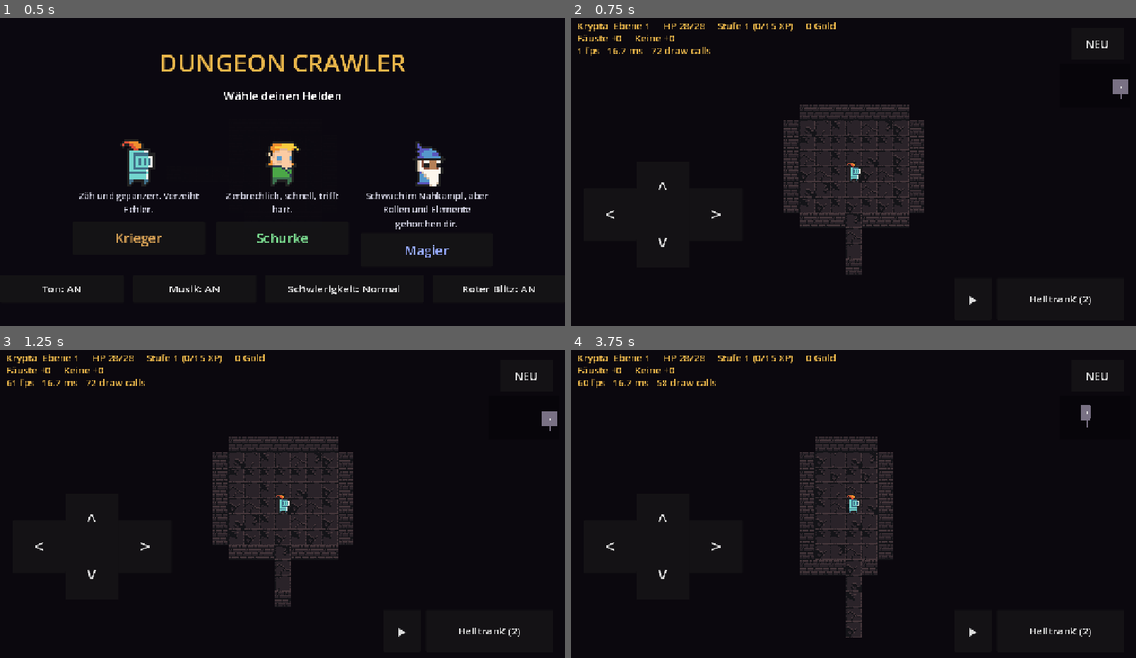
Above: before the commit, frames 1-4 (two rows, left to right).
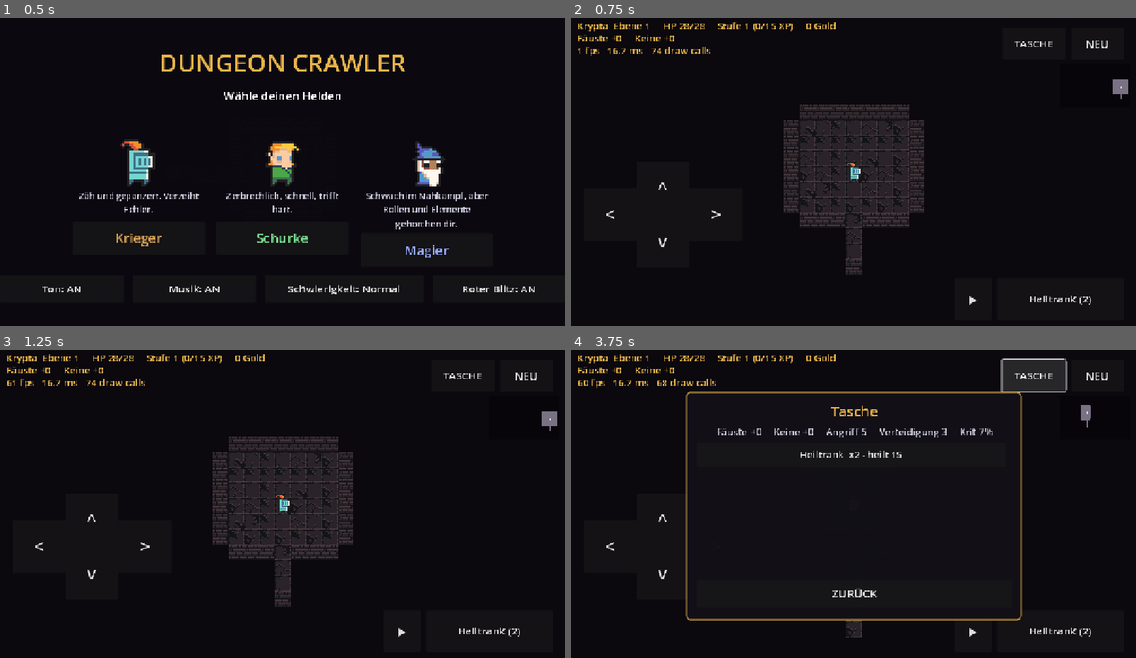
Above: after the commit, the same moments.

Repository: GermanDudeXX/dungeon-crawler
Game: Godot game, scene res://scenes/main.tscn
Same seed, same stepped clock (60 frames per second), same inputs: the game is played once before the commit and once after it.
Inputs (mouse positions are in pixels of both pictures, inside the frame that each line leads up to):
- Up to frame 1 (0.5 s): no input
- Up to frame 2 (0.75 s): click "Krieger" at 0.5 s
- Up to frame 3 (1.25 s): no input
- Up to frame 4 (3.75 s): click "Heiltrank (2)" at 1.25 s; click "NEU" at 2 s; click "Krieger" at 2.75 s; click (1034, 374) at 3.5 s, where only the run after the commit has a clickable "TASCHE"

Frame 1 is identical in both runs. In frame 2, less than 0.1% of the frame differs, in the area x 15-86%, y 7-12%; in frame 3, less than 0.1%; in frame 4, 4.7%, in the area x 15-88%, y 2-88%.

Commit message:
Godot: Tasche, mittig sitzende Fenster - und ein Blick über den Kartenrand
- Eine Tasche, erreichbar über einen Knopf: alles Getragene auf einem
  Schirm, jede Zeile ein Knopf, mit Wirkung dahinter. Durch dreißig
  Trankarten mit einem Pfeil zu blättern geht, solange man zwei trägt;
  mit acht in der Tasche und der gesuchten an sechster Stelle nicht mehr.
  Dort stehen auch die Werte, für die oben kein Platz ist.
- Fenster hängen jetzt in einem CenterContainer statt an einem von Hand
  gerechneten Versatz. Ein zur Mitte verankertes Fenster wächst nach
  rechts, sobald sein Inhalt breiter wird als sein Minimum - die Tasche
  saß dadurch sichtbar schief.

Und ein echter Fehler, den der Selbsttest als Absturzmeldung ausspuckte:
die Sichtberechnung nahm Felder jenseits des Kartenrands in die Liste
der erkundeten auf. Beim Zeichnen wurde das Gitter dann über sein Ende
hinaus gelesen - eine Fehlermeldung pro Bild, solange der Held am Rand
steht. Die Sicht hört jetzt an der Karte auf, das Zeichnen prüft
zusätzlich, und der Test schlägt Alarm, wenn je wieder etwas außerhalb
der Karte als erkundet gilt.

Co-Authored-By: Claude Opus 5 <noreply@anthropic.com>
Claude-Session: https://claude.ai/code/session_01WQiUvBCjkdxtXigdz77eh9

Diff:
--- a/godot/scripts/game.gd
+++ b/godot/scripts/game.gd
@@ -85,6 +85,9 @@
 var _difficulty_button: Button
 var _flash_button: Button
 var _drink_button: Button
+var _bag_panel: PanelContainer
+var _bag_list: VBoxContainer
+var _bag_stats: Label
 var _flash: ColorRect
 var _minimap: TextureRect
 var _banner: Label
@@ -814,6 +817,12 @@
 			if Vector2(dx, dy).length() > Data.FOV_RADIUS:
 				continue
 			var cell := here + Vector2i(dx, dy)
+			# Off the map is not somewhere you can see. Without this the
+			# cells past the border end up in `explored`, and drawing them
+			# reads the grid out of bounds - which is an error every frame
+			# for as long as the hero stands near an edge.
+			if cell.x < 0 or cell.y < 0 or cell.x >= MAP_W or cell.y >= MAP_H:
+				continue
 			if _line_clear(here, cell):
 				lit[cell] = true
 				explored[cell] = true
@@ -835,6 +844,8 @@
 	if dead or choosing or step == Vector2i.ZERO or shop_open != null:
 		return
 	if player.pending_perks > 0 and _perk_panel != null and _perk_panel.visible:
+		return
+	if _bag_panel != null and _bag_panel.visible:
 		return
 	var target := Vector2i(player.x + step.x, player.y + step.y)
 	if step.x != 0:
@@ -1830,6 +1841,8 @@
 
 
 func _tile_for(x: int, y: int) -> String:
+	if x < 0 or y < 0 or x >= MAP_W or y >= MAP_H:
+		return ""
 	if grid[y][x] != Dungeon.WALL:
 		return "floor_%d" % (1 + (x * 7 + y * 13 + x * y * 3) % FLOOR_VARIANTS)
 	var south := not _is_wall(x, y + 1)
@@ -2048,6 +2061,15 @@
 	swap.pressed.connect(cycle_potion)
 	_play_ui.add_child(swap)
 
+	var bag := Button.new()
+	bag.text = "TASCHE"
+	bag.custom_minimum_size = Vector2(size * 1.2, size * 0.6)
+	bag.set_anchors_preset(Control.PRESET_TOP_RIGHT)
+	bag.position = Vector2(-pad - size * 2.3, pad)
+	bag.add_theme_font_size_override("font_size", 24)
+	bag.pressed.connect(open_bag)
+	_play_ui.add_child(bag)
+
 	# One button per scroll, shown only while one is carried. Three of
 	# them, each aiming itself - a targeting mode for that would be more
 	# interface than the scrolls are worth.
@@ -2087,10 +2109,26 @@
 	_play_ui.add_child(_banner)
 
 	_build_minimap()
+	_build_bag_panel()
 	_build_shop_panel()
 	_build_perk_panel()
 	_build_dead_panel()
 	_build_title_panel()
+
+
+## Hangs a dialog in the middle of the screen and keeps it there.
+##
+## Anchoring a panel to the centre and offsetting it by half its
+## minimum size only works while the contents fit inside that minimum.
+## The moment a longer potion name makes the panel wider, it grows to
+## the right and the whole thing sits off-centre - which is exactly
+## what the bag did. A CenterContainer has no such opinion.
+func _centred(panel: Control) -> CenterContainer:
+	var holder := CenterContainer.new()
+	holder.set_anchors_preset(Control.PRESET_FULL_RECT)
+	holder.mouse_filter = Control.MOUSE_FILTER_IGNORE
+	holder.add_child(panel)
+	return holder
 
 
 ## A panel you cannot see through. The default theme panel is nearly
@@ -2112,12 +2150,10 @@
 ## instead of quietly throwing the second away.
 func _build_perk_panel() -> void:
 	_perk_panel = PanelContainer.new()
-	_perk_panel.set_anchors_preset(Control.PRESET_CENTER)
-	_perk_panel.position = Vector2(-340, -180)
 	_perk_panel.custom_minimum_size = Vector2(680, 360)
 	_perk_panel.visible = false
 	_solid_panel(_perk_panel)
-	_hud.add_child(_perk_panel)
+	_hud.add_child(_centred(_perk_panel))
 
 	var column := VBoxContainer.new()
 	column.add_theme_constant_override("separation", 14)
@@ -2255,6 +2291,159 @@
 		if sprite.position.is_equal_approx(where):
 			_gliding.erase(sprite)
 
+## The bag: everything carried, on one screen, each line a button.
+##
+## Cycling through thirty kinds of flask with one arrow works when you
+## carry two. It does not when you carry eight and the one you want is
+## sixth. This is also the only place the full set of numbers is written
+## out - the top line has room for the ones that change every turn, not
+## for all of them.
+func _build_bag_panel() -> void:
+	_bag_panel = PanelContainer.new()
+	_bag_panel.custom_minimum_size = Vector2(760, 520)
+	_bag_panel.visible = false
+	_solid_panel(_bag_panel)
+	_hud.add_child(_centred(_bag_panel))
+
+	var column := VBoxContainer.new()
+	column.add_theme_constant_override("separation", 10)
+	_bag_panel.add_child(column)
+
+	var heading := Label.new()
+	heading.text = "Tasche"
+	heading.horizontal_alignment = HORIZONTAL_ALIGNMENT_CENTER
+	heading.add_theme_font_size_override("font_size", 32)
+	heading.add_theme_color_override("font_color", Color(0.91, 0.71, 0.29))
+	column.add_child(heading)
+
+	_bag_stats = Label.new()
+	_bag_stats.horizontal_alignment = HORIZONTAL_ALIGNMENT_CENTER
+	_bag_stats.add_theme_font_size_override("font_size", 22)
+	_bag_stats.add_theme_color_override("font_color", Color(0.80, 0.80, 0.86))
+	column.add_child(_bag_stats)
+
+	var scroller := ScrollContainer.new()
+	scroller.custom_minimum_size = Vector2(0, 300)
+	scroller.horizontal_scroll_mode = ScrollContainer.SCROLL_MODE_DISABLED
+	column.add_child(scroller)
+
+	_bag_list = VBoxContainer.new()
+	_bag_list.custom_minimum_size = Vector2(700, 0)
+	_bag_list.add_theme_constant_override("separation", 6)
+	scroller.add_child(_bag_list)
+
+	var close := Button.new()
+	close.text = "ZURÜCK"
+	close.custom_minimum_size = Vector2(0, 64)
+	close.add_theme_font_size_override("font_size", 26)
+	close.pressed.connect(close_bag)
+	column.add_child(close)
+
+
+func open_bag() -> void:
+	if dead or choosing or _bag_panel == null:
+		return
+	_refresh_bag()
+	_bag_panel.visible = true
+
+
+func close_bag() -> void:
+	if _bag_panel != null:
+		_bag_panel.visible = false
+
+
+## Rebuilt each time it opens: what is carried changes constantly, and a
+## handful of buttons is cheap to make.
+func _refresh_bag() -> void:
+	if _bag_list == null:
+		return
+	_bag_stats.text = "%s +%d     %s +%d     Angriff %d     Verteidigung %d     Krit %d%%" % [
+		player.weapon_name(), player.weapon_bonus(),
+		player.armour_name(), player.armour_bonus(),
+		player.power(), player.defense(), int(round(player.crit_chance() * 100.0))]
+
+	for old in _bag_list.get_children():
+		old.queue_free()
+
+	var ids: Array = player.potion_counts.keys()
+	ids.sort()
+	for id in ids:
+		var potion := Data.potion_by_id(id)
+		var button := Button.new()
+		button.custom_minimum_size = Vector2(0, 54)
+		button.add_theme_font_size_override("font_size", 22)
+		button.text = "%s  x%d - %s" % [potion["name"], int(player.potion_counts[id]),
+			_describe(potion["effect"])]
+		button.pressed.connect(_drink_from_bag.bind(id))
+		_bag_list.add_child(button)
+
+	var scroll_ids: Array = player.scrolls.keys()
+	scroll_ids.sort()
+	for id in scroll_ids:
+		var scroll := Data.scroll_by_id(id)
+		var button := Button.new()
+		button.custom_minimum_size = Vector2(0, 54)
+		button.add_theme_font_size_override("font_size", 22)
+		button.text = "%s  x%d - %s" % [scroll["name"], int(player.scrolls[id]), scroll["desc"]]
+		button.pressed.connect(_read_from_bag.bind(id))
+		_bag_list.add_child(button)
+
+	if _bag_list.get_child_count() == 0:
+		var empty := Label.new()
+		empty.text = "Nichts dabei."
+		empty.horizontal_alignment = HORIZONTAL_ALIGNMENT_CENTER
+		empty.add_theme_font_size_override("font_size", 22)
+		_bag_list.add_child(empty)
+
+
+func _drink_from_bag(id: String) -> void:
+	player.selected_potion = id
+	close_bag()
+	drink()
+
+
+func _read_from_bag(id: String) -> void:
+	close_bag()
+	read_scroll(id)
+
+
+## A potion effect in words. Built from the table, so a new potion
+## describes itself instead of needing a second list nobody remembers to
+## keep in step.
+func _describe(effect: Dictionary) -> String:
+	var parts: Array[String] = []
+	if effect.has("heal"):
+		parts.append("heilt %d" % int(effect["heal"]))
+	if effect.has("heal_pct"):
+		parts.append("heilt vollständig")
+	if effect.has("max_hp"):
+		parts.append("+%d maximales Leben" % int(effect["max_hp"]))
+	if effect.has("base_power"):
+		parts.append("+%d Angriff" % int(effect["base_power"]))
+	if effect.has("base_defense"):
+		parts.append("+%d Verteidigung" % int(effect["base_defense"]))
+	if effect.has("xp_levels"):
+		parts.append("Erfahrung")
+	if effect.has("buff"):
+		parts.append("%s für %d Züge" % [
+			Data.BUFFS[effect["buff"]]["name"], int(effect.get("turns", 10))])
+	if effect.has("shield"):
+		parts.append("Schild %d" % int(effect["shield"]))
+	if effect.has("reveal"):
+		parts.append("zeigt die Ebene")
+	if effect.has("blink"):
+		parts.append("versetzt dich")
+	if effect.has("gold"):
+		parts.append("Gold")
+	if effect.has("cure"):
+		parts.append("heilt Leiden")
+	if effect.has("self_poison"):
+		parts.append("vergiftet dich")
+	if effect.has("burst_damage"):
+		parts.append("zerplatzt: %d Schaden im Umkreis" % int(effect["burst_damage"]))
+	return ", ".join(parts)
+
+
 ## A line across the middle of the screen for the handful of moments that
 ## deserve one: a boss waking up, a vault found, a new stretch of the
 ## dungeon. The log at the bottom is for everything else - a banner for
@@ -2323,12 +2512,10 @@
 ## the player has no idea whether it went well.
 func _build_dead_panel() -> void:
 	_dead_panel = PanelContainer.new()
-	_dead_panel.set_anchors_preset(Control.PRESET_CENTER)
-	_dead_panel.position = Vector2(-320, -200)
 	_dead_panel.custom_minimum_size = Vector2(640, 400)
 	_dead_panel.visible = false
 	_solid_panel(_dead_panel)
-	_hud.add_child(_dead_panel)
+	_hud.add_child(_centred(_dead_panel))
 
 	var column := VBoxContainer.new()
 	column.add_theme_constant_override("separation", 16)
@@ -2555,6 +2742,7 @@
 ## the choice is never made against the corpse of the last run.
 func show_title() -> void:
 	choosing = true
+	close_bag()
 	if _perk_panel != null:
 		_perk_panel.visible = false
 	if _dead_panel != null:
@@ -2582,6 +2770,7 @@
 
 func choose_class(id: String) -> void:
 	hero_class = id
+	close_bag()
 	if _perk_panel != null:
 		_perk_panel.visible = false
 	if _dead_panel != null:
@@ -2597,12 +2786,10 @@
 
 func _build_shop_panel() -> void:
 	_shop_panel = PanelContainer.new()
-	_shop_panel.set_anchors_preset(Control.PRESET_CENTER)
-	_shop_panel.position = Vector2(-360, -220)
 	_shop_panel.custom_minimum_size = Vector2(720, 440)
 	_shop_panel.visible = false
 	_solid_panel(_shop_panel)
-	_hud.add_child(_shop_panel)
+	_hud.add_child(_centred(_shop_panel))
 
 	var column := VBoxContainer.new()
 	column.add_theme_constant_override("separation", 12)
--- a/godot/scripts/selftest.gd
+++ b/godot/scripts/selftest.gd
@@ -53,6 +53,7 @@
 	var depth_at: int = _game.depth
 	var started := Time.get_ticks_msec()
 	_check_audio()
+	_check_dungeon()
 
 	# Seeded, so a failure can be looked at again instead of being a
 	# story about a run nobody can reproduce. The game randomises its
@@ -78,6 +79,7 @@
 	_check_classes()
 	_check_superboss()
 	_check_monster_habits()
+	_check_bag()
 
 	# The direct checks above are deliberately rough with the game:
 	# they set the hero to 200 health, drop them next to a test
@@ -431,6 +433,12 @@
 	# closed off.
 	if _game.reachable_from(Vector2i(p.x, p.y)).size() < 2:
 		_complain("Held kommt nirgendwo mehr hin", "(%d, %d) bei %s" % [p.x, p.y, where])
+	# Nothing outside the map may end up remembered: drawing it reads
+	# the grid past its end.
+	for cell in _game.explored:
+		if cell.x < 0 or cell.y < 0 or cell.x >= 40 or cell.y >= 25:
+			_complain("Feld außerhalb der Karte erkundet", "%s bei %s" % [str(cell), where])
+			break
 	if p.level < 1 or p.max_hp < 1:
 		_complain("unmoegliche Spielerwerte", "Stufe %d bei %s" % [p.level, where])
 
@@ -1128,3 +1136,91 @@
 		if _game.traps.is_empty():
 			_complain("Goblin legt nie etwas ab")
 		_game.traps.clear()
+
+
+## The map itself, before anything is put on it: every floor cell has to
+## be walkable to from the start, and every room has to lie inside the
+## border. A single cut-off cell is invisible until something is placed
+## on it - or until the hero is teleported into it.
+func _check_dungeon() -> void:
+	var rng := RandomNumberGenerator.new()
+	for round_ in 40:
+		rng.seed = _seed * 1000 + round_
+		var made: Dictionary = Dungeon.generate(40, 25, rng)
+		var grid: Array = made["grid"]
+		var rooms: Array = made["rooms"]
+		if rooms.is_empty():
+			_complain("Ebene ganz ohne Räume")
+			continue
+		for room in rooms:
+			if room.x1 < 1 or room.y1 < 1 or room.x2 > 39 or room.y2 > 24:
+				_complain("Raum ragt über den Rand",
+					"(%d,%d)-(%d,%d)" % [room.x1, room.y1, room.x2, room.y2])
+
+		# Flood fill from the first room and count what it did not touch.
+		var start: Vector2i = rooms[0].center()
+		var seen := {start: true}
+		var stack: Array[Vector2i] = [start]
+		while not stack.is_empty():
+			var cell: Vector2i = stack.pop_back()
+			for offset in [Vector2i(1, 0), Vector2i(-1, 0), Vector2i(0, 1), Vector2i(0, -1)]:
+				var step: Vector2i = cell + offset
+				if seen.has(step) or not Dungeon.is_walkable(grid, step.x, step.y):
+					continue
+				seen[step] = true
+				stack.append(step)
+		var stranded: Array[String] = []
+		for y in 25:
+			for x in 40:
+				var cell := Vector2i(x, y)
+				if Dungeon.is_walkable(grid, x, y) and not seen.has(cell):
+					stranded.append(str(cell))
+		if not stranded.is_empty():
+			_complain("abgeschnittene Felder in der Ebene",
+				"%d Stück, z.B. %s" % [stranded.size(), stranded[0]])
+
+
+## The bag has to list what is carried and nothing else, and its buttons
+## have to do what they say. It is the one screen that is rebuilt from
+## live state every time it opens, so a stale entry is a real risk.
+func _check_bag() -> void:
+	_settle()
+	var p = _game.player
+	p.potion_counts.clear()
+	p.potions = 0
+	p.scrolls.clear()
+	p.add_potion("healing", 2)
+	p.add_potion("haste")
+	p.scrolls["reveal"] = 1
+	_game.open_bag()
+	if not _game._bag_panel.visible:
+		_complain("Tasche öffnet nicht")
+		return
+	var lines := 0
+	for child in _game._bag_list.get_children():
+		if child is Button:
+			lines += 1
+	if lines != 3:
+		_complain("Tasche listet die falsche Zahl an Dingen",
+			"%d statt 3" % lines)
+
+	# Movement is blocked while it is open, or a stray tap on the map
+	# behind it costs a turn.
+	var was := Vector2i(p.x, p.y)
+	_game.try_move(Vector2i(1, 0))
+	if Vector2i(p.x, p.y) != was:
+		_complain("Held läuft mit offener Tasche weiter")
+	_game.close_bag()
+	if _game._bag_panel.visible:
+		_complain("Tasche schließt nicht")
+
+	# Drinking from the bag drinks that one, not the selected one.
+	p.selected_potion = "healing"
+	p.hp = maxi(1, p.max_hp / 2)
+	_game.open_bag()
+	_game._drink_from_bag("haste")
+	if p.potion_counts.has("haste"):
+		_complain("Trank aus der Tasche wird nicht verbraucht", "haste")
+	if not p.buffs.has("haste"):
+		_complain("Trank aus der Tasche wirkt nicht", "haste")
+	_game.close_bag()
